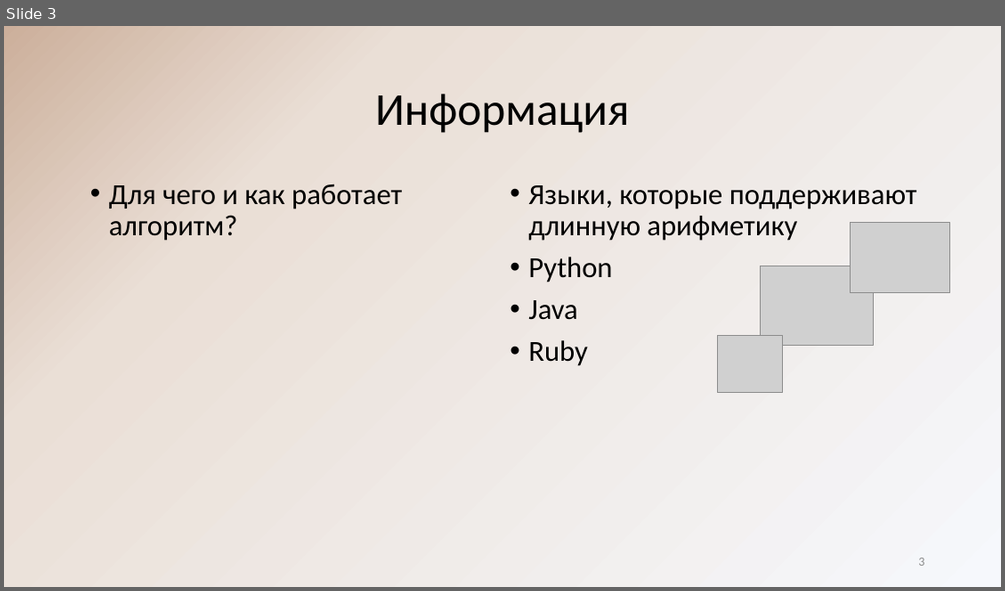
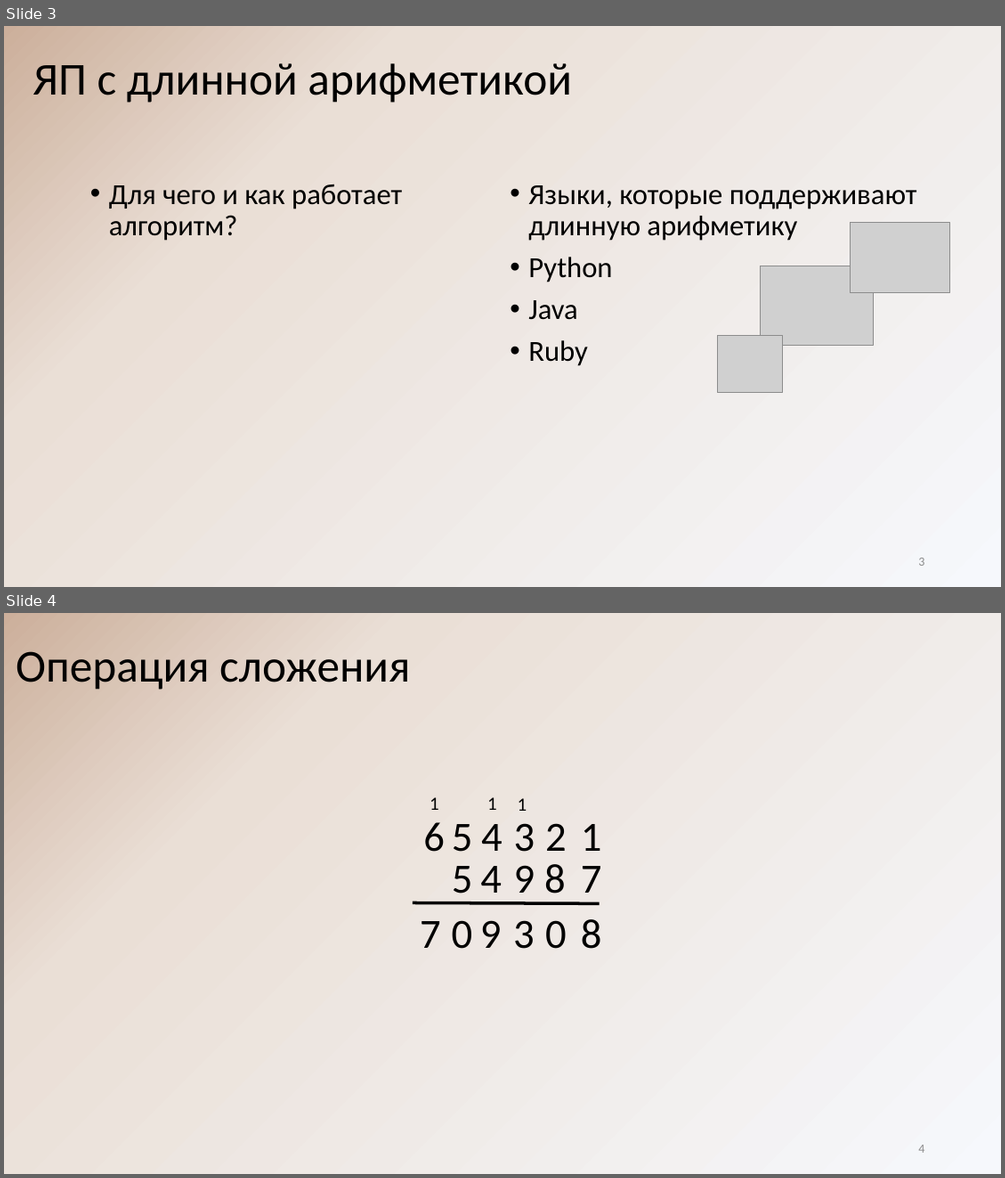
Before and after one commit to reenashka/A-SD, a slide deck: Длинная арифметика.pptx. Shown one above the other, each under a label of ours: slide 3 before the commit, slides 3 and 4 after it. The pictures are 1005x591 and 1005x1178 pixels, drawn with LibreOffice and Linux fonts; fonts in the diff are those of the drawing; grey boxes stand for pictures. Boxes give left, top, right and bottom in pixels: in the first picture for what was removed or moved away, otherwise in the second. Text is boxed around its words. In the diff, an @@ line names an element or a change of style, - is before the commit and + after.

```diff
--- a/Длинная арифметика.pptx
+++ b/Длинная арифметика.pptx
@@ slide 4 added at box(4, 613, 1001, 1174), background gradient #F6F8FC to #EADFD6 to #CCAF9B @@
@@ title added at box(16, 651, 410, 690), 44 pt, text #000000 @@
+Операция сложения
@@ text added at box(429, 797, 439, 810), 18 pt, text #000000 @@
+1
@@ text added at box(487, 797, 497, 810), 18 pt, text #000000 @@
+1
@@ text added at box(518, 798, 527, 811), 18 pt, text #000000 @@
+1
@@ text added at box(423, 822, 445, 852), 40 pt, text #000000 @@
+6
@@ text added at box(452, 824, 473, 852), 40 pt, text #000000 @@
+5
@@ text added at box(481, 824, 502, 851), 40 pt, text #000000 @@
+4
@@ text added at box(514, 823, 535, 852), 40 pt, text #000000 @@
+3
@@ text added at box(545, 823, 566, 851), 40 pt, text #000000 @@
+2
@@ text added at box(581, 824, 602, 851), 40 pt, text #000000 @@
+1
@@ text added at box(452, 866, 473, 903), 40 pt, text #000000 @@
+5
@@ text added at box(480, 866, 502, 903), 40 pt, text #000000 @@
+4
@@ text added at box(514, 865, 535, 903), 40 pt, text #000000 @@
+9
@@ text added at box(544, 864, 566, 903), 40 pt, text #000000 @@
+8
@@ text added at box(581, 866, 602, 903), 40 pt, text #000000 @@
+7
@@ line added from (599, 904) to (413, 902), #000000 3 pt @@
@@ text added at box(420, 921, 441, 948), 40 pt, text #000000 @@
+7
@@ text added at box(452, 920, 473, 949), 40 pt, text #000000 @@
+0
@@ text added at box(480, 920, 502, 948), 40 pt, text #000000 @@
+9
@@ text added at box(513, 920, 534, 949), 40 pt, text #000000 @@
+3
@@ text added at box(545, 920, 566, 949), 40 pt, text #000000 @@
+0
@@ text added at box(581, 919, 602, 949), 40 pt, text #000000 @@
+8
@@ page number added at box(918, 1144, 924, 1152), 12 pt, text #8C8C8C @@
+4
@@ slide 3 changed as well @@
@@ title at box(33, 63, 572, 103): text changed @@
-Информация
+ЯП с длинной арифметикой
```
Also in this commit, not shown: 3 other slides changed, 3 other slides added, 4 slides removed.
